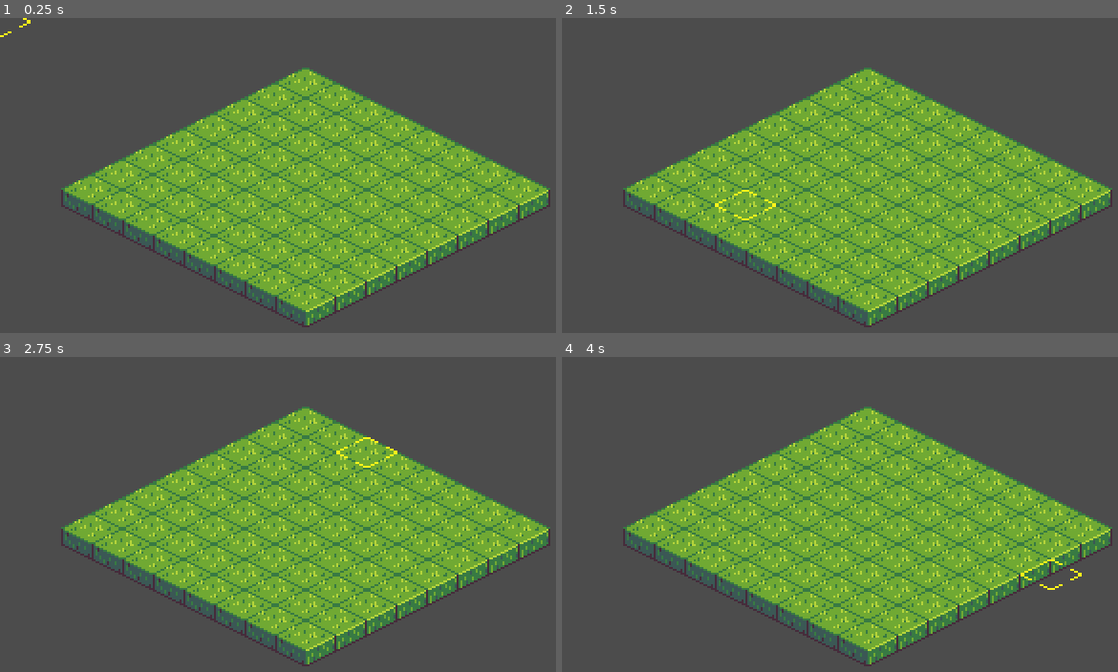
Above: before the commit, frames 1-4 (two rows, left to right).
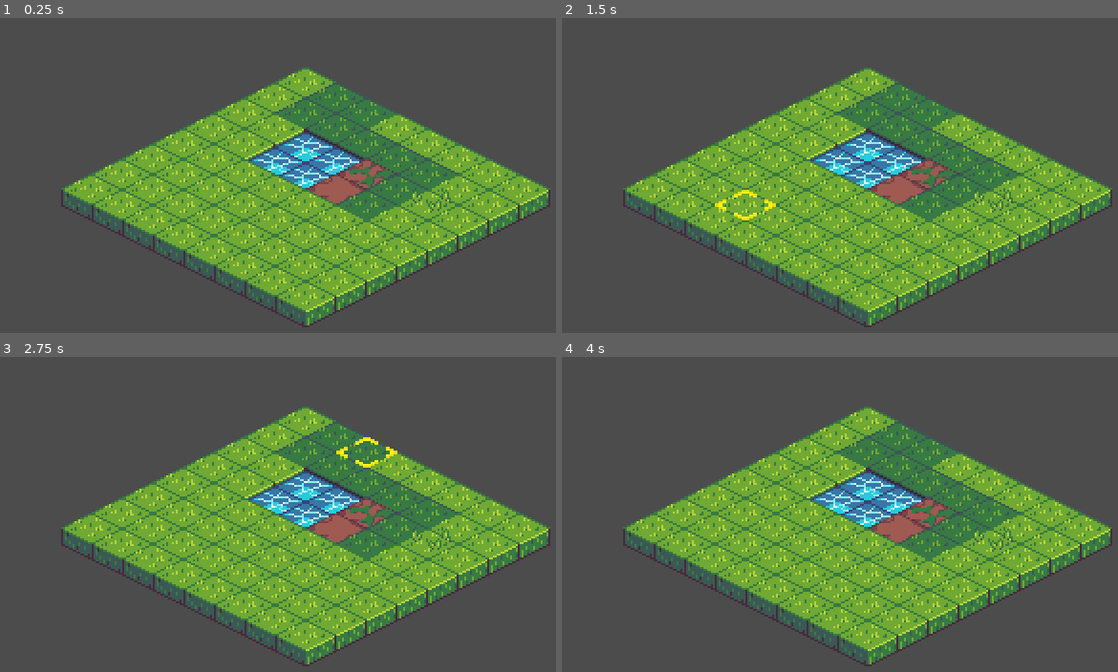
Above: after the commit, the same moments.

Repository: Vanberk1/amukan
Game: Godot game, scene res://scenes/Main.tscn
Two runs of this game, one before a commit and one after it. Both use one fixed random seed, a clock stepped at 60 frames per second and the inputs below.
Inputs (mouse positions are in pixels of both pictures, inside the frame that each line leads up to):
- Up to frame 1 (0.25 s): no input
- Up to frame 2 (1.5 s): move the mouse to (1001, 172) at 0.52 s; click (1001, 172) at 0.6 s; tap Enter at 1.25 s; move the mouse to (745, 207) at 1.27 s; click (745, 207) at 1.35 s
- Up to frame 3 (2.75 s): move the mouse to (366, 454) at 2.02 s; click (366, 454) at 2.1 s
- Up to frame 4 (4 s): move the mouse to (834, 596) at 2.77 s; click (834, 596) at 2.85 s; move the mouse to (1051, 580) at 3.52 s; click (1051, 580) at 3.6 s

The runs differ from the first frame. In frame 1, 8.1% of the frame differs, in the area x 0-83%, y 0-64%; in frame 2, 8.2%, in the area x 27-83%, y 20-65%; in frame 3, 8.1%; in frame 4, 8.2%.

Commit message:
Detecting cell with mouse position

Diff:
--- a/project.godot
+++ b/project.godot
@@ -28,6 +28,14 @@
 window/stretch/mode="2d"
 window/stretch/aspect="keep"
 
+[input]
+
+left_click={
+"deadzone": 0.5,
+"events": [ Object(InputEventMouseButton,"resource_local_to_scene":false,"resource_name":"","device":0,"alt":false,"shift":false,"control":false,"meta":false,"command":false,"button_mask":0,"position":Vector2( 0, 0 ),"global_position":Vector2( 0, 0 ),"factor":1.0,"button_index":1,"pressed":false,"doubleclick":false,"script":null)
+ ]
+}
+
 [rendering]
 
 environment/default_environment="res://default_env.tres"
--- /dev/null
+++ b/scenes/Hint.tscn
@@ -0,0 +1,27 @@
+[gd_scene load_steps=5 format=2]
+
+[ext_resource path="res://assets/images/cell-hint.png" type="Texture" id=1]
+
+[sub_resource type="AtlasTexture" id=2]
+atlas = ExtResource( 1 )
+region = Rect2( 0, 0, 32, 16 )
+
+[sub_resource type="AtlasTexture" id=3]
+atlas = ExtResource( 1 )
+region = Rect2( 32, 0, 32, 16 )
+
+[sub_resource type="SpriteFrames" id=4]
+animations = [ {
+"frames": [ SubResource( 2 ), SubResource( 3 ) ],
+"loop": true,
+"name": "default",
+"speed": 5.0
+} ]
+
+[node name="Hint" type="Node2D"]
+
+[node name="CellHint" type="AnimatedSprite" parent="."]
+frames = SubResource( 4 )
+frame = 1
+playing = true
+offset = Vector2( 0, 2 )
--- a/scenes/Main.gd
+++ b/scenes/Main.gd
@@ -6,19 +6,20 @@
 func _ready() -> void:
 	pass
 
-func _input(event) -> void:
-	pass
-
-func _process(delta) -> void:
+func _process(_delta : float) -> void:
 	var mouse_pos : Vector2 = get_global_mouse_position()
 	mouse_pos.y += 8
 	var tile_pos = tilemap.world_to_map(mouse_pos)
-	var cell = tilemap.get_cellv(tile_pos)
-#	print("cell: ", cell)
-#	if Input.is_mouse_button_pressed(1):
-#	print("mouse_pos: ", mouse_pos)
-#	print("tile_pos: ", tile_pos)
-	hint.global_position = tilemap.map_to_world(tile_pos)
+	var cell = tilemap.get_cell(tile_pos.x - 11, tile_pos.y - 1)
+	if Input.is_action_just_pressed("left_click"):
+		print("tile_pos: ", tile_pos)
+		print("cell: ", cell)
+
+	if cell != -1:
+		hint.show()
+		hint.global_position = tilemap.map_to_world(tile_pos)
+	else:
+		hint.hide()
 
 
 func car_to_iso(pos : Vector2) -> Vector2:
--- a/scenes/Main.tscn
+++ b/scenes/Main.tscn
@@ -1,7 +1,7 @@
-[gd_scene load_steps=8 format=2]
+[gd_scene load_steps=5 format=2]
 
 [ext_resource path="res://assets/images/tileset.png" type="Texture" id=1]
-[ext_resource path="res://assets/images/cell-hint.png" type="Texture" id=2]
+[ext_resource path="res://scenes/Hint.tscn" type="PackedScene" id=2]
 [ext_resource path="res://scenes/Main.gd" type="Script" id=3]
 
 [sub_resource type="TileSet" id=1]
@@ -566,22 +566,6 @@
 39/shapes = [  ]
 39/z_index = 0
 
-[sub_resource type="AtlasTexture" id=2]
-atlas = ExtResource( 2 )
-region = Rect2( 0, 0, 32, 16 )
-
-[sub_resource type="AtlasTexture" id=3]
-atlas = ExtResource( 2 )
-region = Rect2( 32, 0, 32, 16 )
-
-[sub_resource type="SpriteFrames" id=4]
-animations = [ {
-"frames": [ SubResource( 2 ), SubResource( 3 ) ],
-"loop": true,
-"name": "default",
-"speed": 5.0
-} ]
-
 [node name="Main" type="Node2D"]
 script = ExtResource( 3 )
 
@@ -591,11 +575,6 @@
 tile_set = SubResource( 1 )
 cell_size = Vector2( 32, 16 )
 format = 1
-tile_data = PoolIntArray( -196612, 29, 0, -196611, 29, 0, -196610, 29, 0, -196609, 29, 0, -262144, 29, 0, -262143, 29, 0, -262142, 29, 0, -262141, 29, 0, -131076, 29, 0, -131075, 29, 0, -131074, 29, 0, -131073, 29, 0, -196608, 29, 0, -196607, 29, 0, -196606, 29, 0, -196605, 29, 0, -65540, 29, 0, -65539, 29, 0, -65538, 29, 0, -65537, 29, 0, -131072, 29, 0, -131071, 29, 0, -131070, 29, 0, -131069, 29, 0, -4, 29, 0, -3, 29, 0, -2, 29, 0, -1, 29, 0, -65536, 29, 0, -65535, 29, 0, -65534, 29, 0, -65533, 29, 0, 65532 …(447 unchanged characters)…
+tile_data = PoolIntArray( -196612, 29, 0, -196611, 33, 0, -196610, 33, 0, -196609, 29, 0, -262144, 29, 0, -262143, 29, 0, -262142, 29, 0, -262141, 29, 0, -131076, 29, 0, -131075, 33, 0, -131074, 33, 0, -131073, 33, 0, -196608, 33, 0, -196607, 33, 0, -196606, 29, 0, -196605, 29, 0, -65540, 29, 0, -65539, 29, 0, -65538, 0, 0, -65537, 0, 0, -131072, 32, 0, -131071, 33, 0, -131070, 30, 0, -131069, 29, 0, -4, 29, 0, -3, 29, 0, -2, 0, 0, -1, 0, 0, -65536, 31, 0, -65535, 33, 0, -65534, 29, 0, -65533, 29, 0, 65532 …(447 unchanged characters)…
 
-[node name="Hint" type="Node2D" parent="."]
-
-[node name="CellHint" type="AnimatedSprite" parent="Hint"]
-frames = SubResource( 4 )
-playing = true
-offset = Vector2( 0, 2 )
+[node name="Hint" parent="." instance=ExtResource( 2 )]
